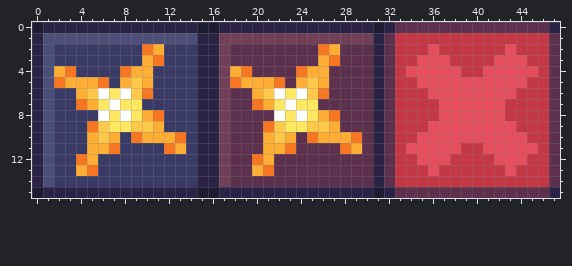
A pixel-art sprite gets an edit: Assets/Resources/Textures/Tiles/Burst Tiles.png. That is the earlier state.
The file is 48x16 pixels.
The same view after the edit:
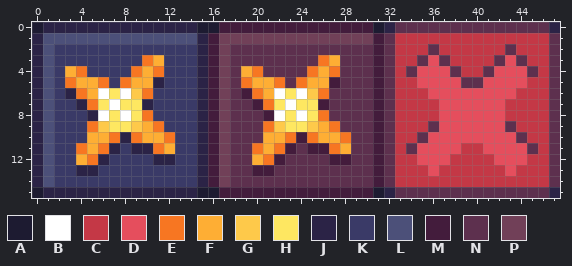
Palette (. is transparent): A #1d1b31  B #ffffff  C #c43846  D #e54e5d  E #f77622  F #feae34  G #fec94a  H #fee761  J #2b2346  K #3a3a67  L #4c5079  M #431c3c  N #5d304e  P #714058
Change:
The edit turns colour F into colour E in row 3 at x 10 and 26; in row 4 at x 9 and 25; in row 5 at x 3, 8, 19 and 24; in row 6 at x 4 and 20; in row 7 at x 5 and 21; in row 8 at x 10 and 26.
The edit turns colour F into colour E in row 9 at x 11 and 27; in row 10 at x 7, 12, 23 and 28; in row 11 at x 6 and 22; in row 12 at x 5 and 21.
The edit turns colour K into colour E in row 4 at x 4 and 11; in row 11 at x 4 and 11.
The edit turns colour N into colour E in row 4 at x 20 and 27; in row 11 at x 20 and 27.
The edit turns colour E into colour F in row 3 at x 11 and 27; in row 4 at x 3 and 19; in row 11 at x 12 and 28; in row 12 at x 4 and 20.
The edit turns colour G into colour F in row 5 at x 9 and 25; in row 6 at x 5 and 21; in row 9 at x 10 and 26; in row 10 at x 6 and 22.
The edit turns colour E into colour J in row 7 at x 4; in row 11 at x 7; in row 13 at x 5.
The edit turns colour F into colour J in row 13 at x 4.
The edit turns colour K into colour J in row 5 at x 11; in row 6 at x 3; in row 7 at x 10; in row 8 at x 5; in row 10 at x 8; in row 11 at x 9 to 10.
The edit turns colour K into colour J in row 12 at x 6 and 11 to 12.
The edit turns colour E into colour K in row 2 at x 10; in row 4 at x 8; in row 5 at x 2; in row 8 at x 11; in row 10 at x 13.
The edit turns colour F into colour K in row 2 at x 11; in row 4 at x 2; in row 11 at x 13.
The edit turns colour E into colour M in row 7 at x 20; in row 11 at x 23; in row 13 at x 21.
The edit turns colour F into colour M in row 13 at x 20.
The edit turns colour J into colour M in row 0 at x 17 to 30; in rows 1 to 14 at x 16 and 31; in row 15 at x 17 to 30.
The edit turns colour N into colour M in row 5 at x 27; in row 6 at x 19; in row 7 at x 26; in row 8 at x 21; in row 10 at x 24; in row 11 at x 25 to 26.
The edit turns colour N into colour M in row 12 at x 22 and 27 to 28.
The edit turns colour D into colour N in row 2 at x 36 and 43; in row 3 at x 35, 37, 42 and 44; in row 4 at x 34, 38, 41 and 45; in row 5 at x 39 to 40; in row 9 at x 36 and 43; in row 10 at x 35 and 44.
The edit turns colour D into colour N in row 11 at x 34 and 45.
The edit turns colour E into colour N in row 2 at x 26; in row 4 at x 24; in row 5 at x 18; in row 8 at x 27; in row 10 at x 29.
The edit turns colour F into colour N in row 2 at x 27; in row 4 at x 18; in row 11 at x 29.
Changed places in both pictures, as pixel boxes (x1, y1, x2, y2):
changed: (54, 22, 538, 198)
